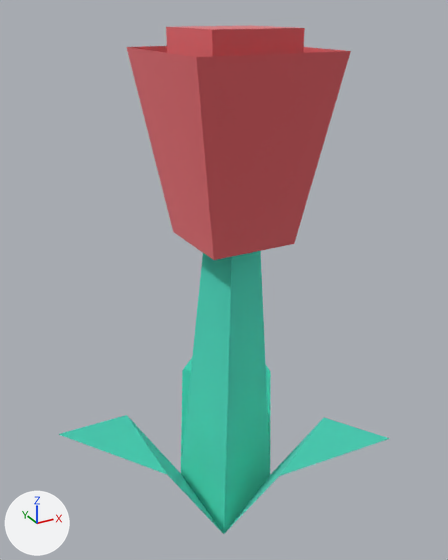
Before and after pictures for a commit that changed the glTF model apps/client/public/env/kenney-nature-kit/flower_redA.glb.
Rendered twice from a 50 mm camera at (-0.159, -0.288, 0.251) aimed at (-0.003, -0.005, 0.11). Arrows for +X, +Y and +Z are at lower left; the lights stay in place. The picture after the commit comes second.

Objects in the first picture: 'flower_redA'.
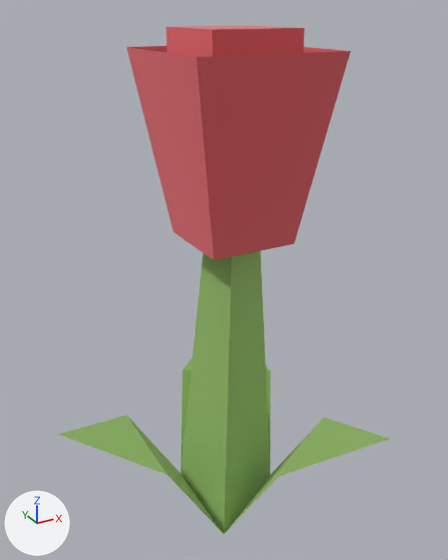
Where the newer file only moved an object's origin or applied its transform, the numbers keep the older frame.

Edits to the bpy script that builds the scene:
```text
Change mat_grass:
    mat_grass.base_color: (0.173, 0.847, 0.722) -> (0.498, 0.698, 0.29)  # cyan #73eddd -> green #bbda93
```

Location of each change, (x1, y1, x2, y2) in pixels of the pictures (448 x 560 px):
'flower_redA', recoloured (cyan to green): (59, 248, 390, 534) in both
